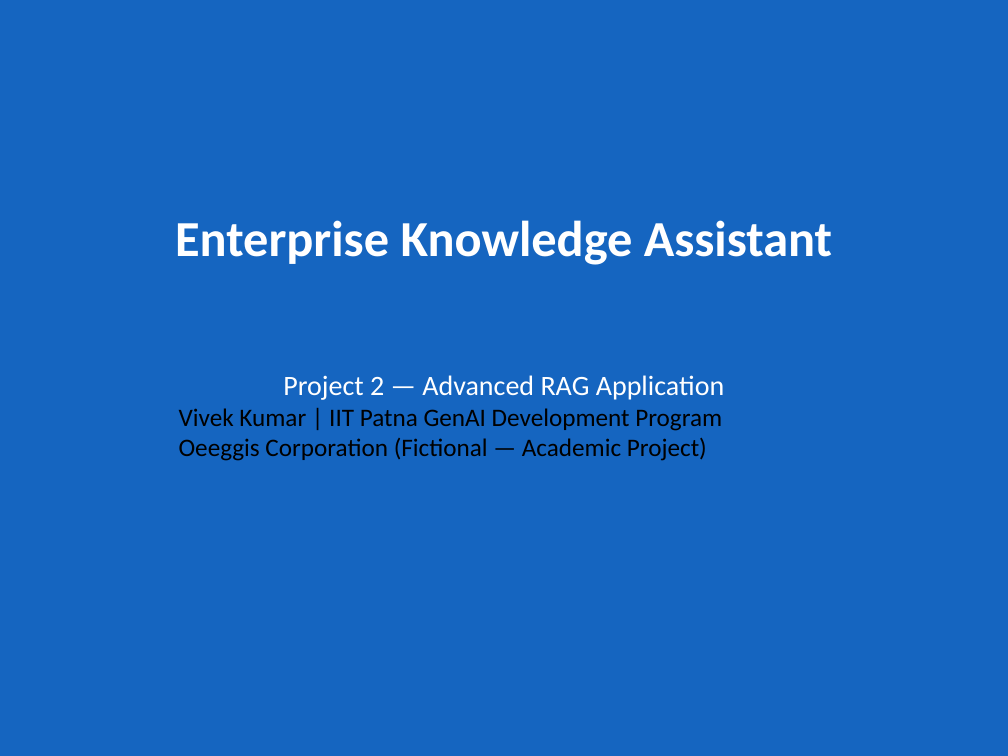
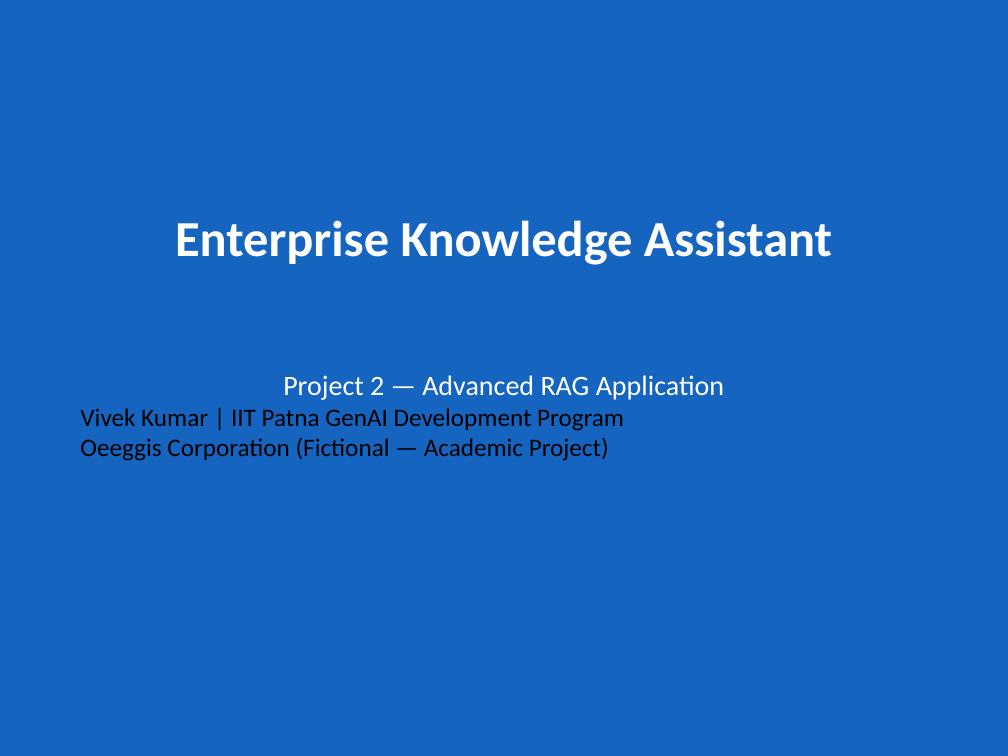
Before and after one commit to vivekkumar-io/iit-patna, a slide deck: slide 1 of SubmissionDocument/Enterprise_Knowledge_Assistant_Vivek_kumar.pptx. Drawn at 1008x756 pixels with LibreOffice and Linux fonts; fonts in the diff are those of the drawing. Boxes give left, top, right and bottom in pixels: in the first picture for what was removed or moved away, otherwise in the second. Text is boxed around its words. In the diff, an @@ line names an element or a change of style, - is before the commit and + after.

```diff
--- a/SubmissionDocument/Enterprise_Knowledge_Assistant_Vivek_kumar.pptx
+++ b/SubmissionDocument/Enterprise_Knowledge_Assistant_Vivek_kumar.pptx
@@ text "Project 2 — Advanced RAG ..." rewrapped from box(179, 375, 724, 461) to box(80, 375, 724, 461) @@
```
Also in this commit, not shown: 6 other slides changed, 1 slide added, 27 other files.
